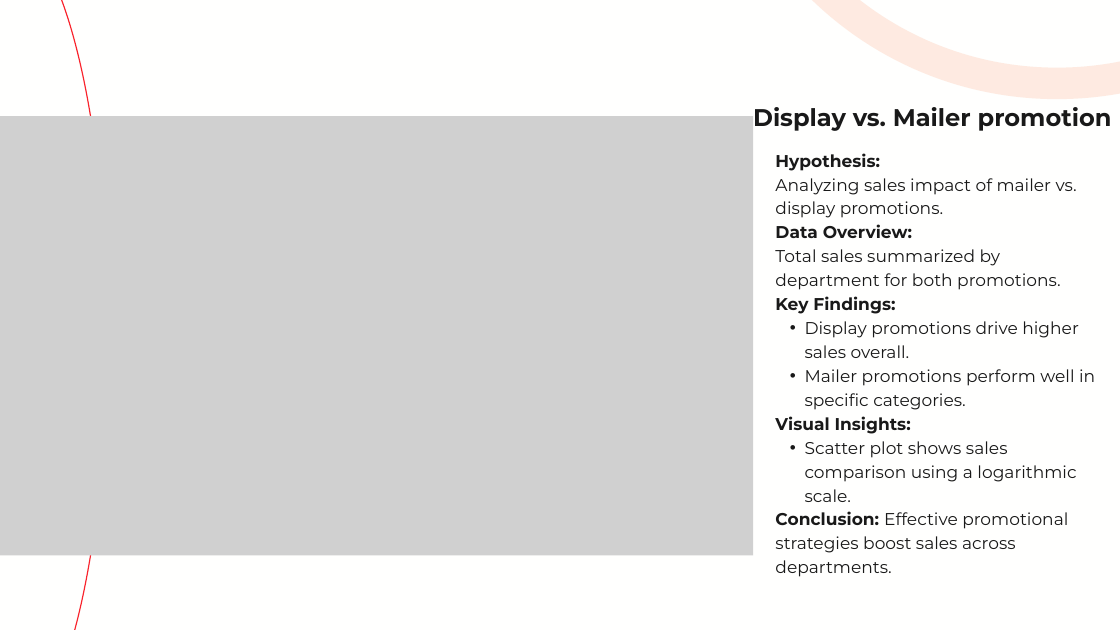
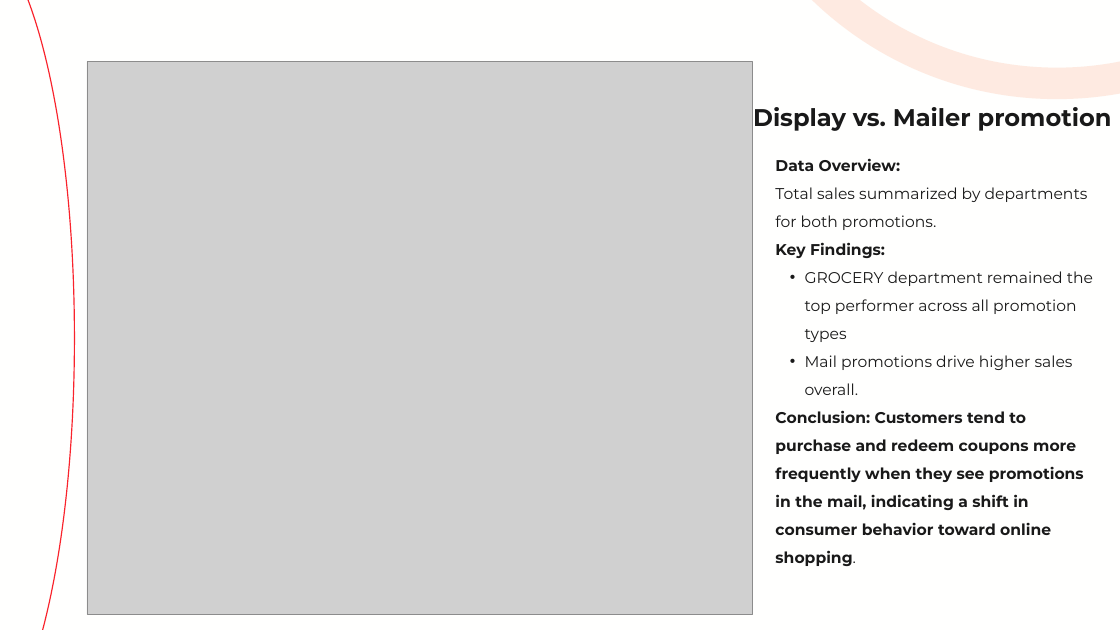
Before and after one commit to ezishr/BANA4080, a slide deck: slide 8 of BANA4080_midterm_project/Midterm Project.pptx (slide 6 before the commit). Drawn at 1120x630 pixels with LibreOffice and Linux fonts; fonts in the diff are those of the drawing; grey boxes stand for pictures. Boxes give left, top, right and bottom in pixels: in the first picture for what was removed or moved away, otherwise in the second. Text is boxed around its words. In the diff, an @@ line names an element or a change of style, - is before the commit and + after.

```diff
--- a/BANA4080_midterm_project/Midterm Project.pptx
+++ b/BANA4080_midterm_project/Midterm Project.pptx
@@ freeform shape: place and size @@
-freeform shape at <box>0,0,108,630</box>
+freeform shape at <box>0,0,74,630</box>
@@ picture: place and size @@
-picture at <box>0,116,753,555</box>
+picture at <box>87,62,753,615</box>
@@ text at <box>775,153,1077,218</box>: paragraphs removed @@
-Hypothesis:
-Analyzing sales impact of mailer vs. display promotions.
@@ text at <box>775,158,900,258</box>: size 22 to 20 pt in "Data Overview:", "Key Findings:"; line spacing 30.8pt to 1.5 @@
@@ text at <box>775,187,1088,230</box>: text changed; size 22 to 20 pt @@
-Total sales summarized by department for both promotions.
+Total sales summarized by departments for both promotions.
@@ text at <box>775,271,1093,535</box>: text changed; size 22 to 20 pt; bold on @@
-  • Display promotions drive higher sales overall.
-  • Mailer promotions perform well in specific categories.
-Visual Insights:
-  • Scatter plot shows sales comparison using a logarithmic scale.
-Conclusion: Effective promotional strategies boost sales across departments.
+  • GROCERY department remained the top performer across all promotion types
+  • Mail promotions drive higher sales overall.
+Conclusion: Customers tend to purchase and redeem coupons more frequently when they see promotions in the mail, indicating a shift in consumer behavior toward online shopping.
```
Also in this commit, not shown: 4 other slides changed, 4 slides added, 2 slides removed, 9 other files.
